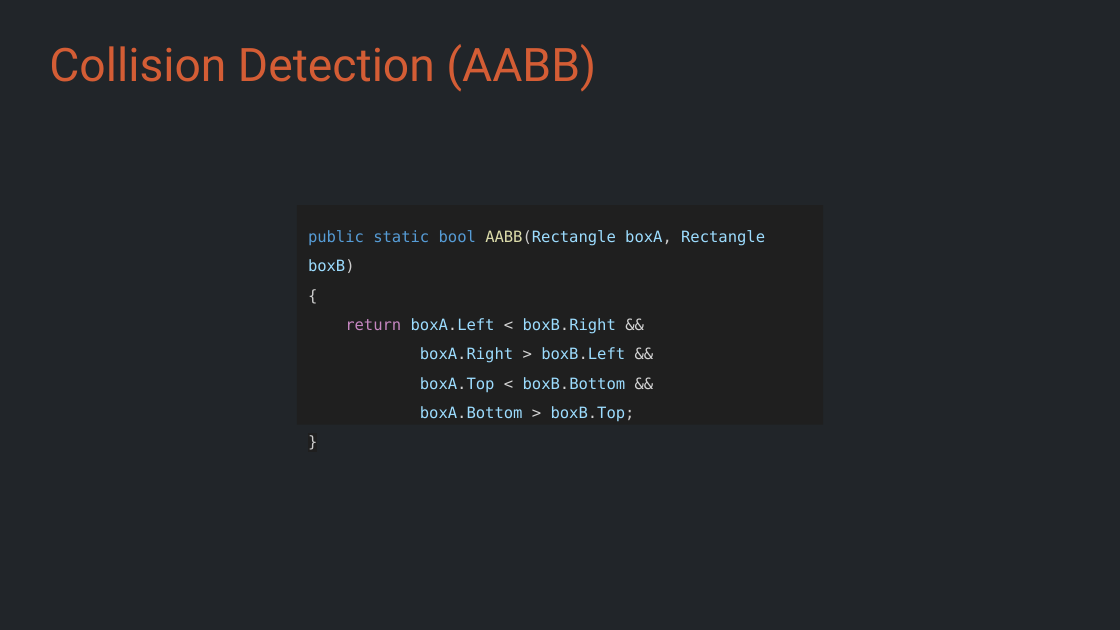
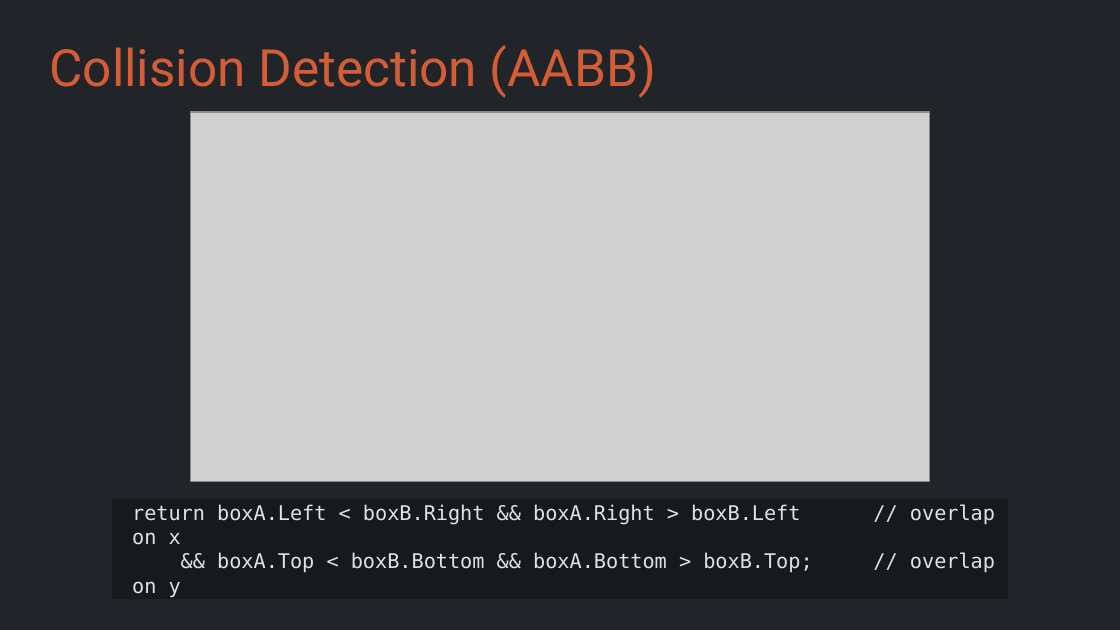
Before and after one commit to Metamate/gar, a slide deck: slide 31 of slides/01 Pong.pptx (slide 32 before the commit). Drawn at 1120x630 pixels with LibreOffice and Linux fonts; fonts in the diff are those of the drawing; grey boxes stand for pictures. Boxes give left, top, right and bottom in pixels: in the first picture for what was removed or moved away, otherwise in the second. Text is boxed around its words. In the diff, an @@ line names an element or a change of style, - is before the commit and + after.

```diff
--- a/slides/01 Pong.pptx
+++ b/slides/01 Pong.pptx
@@ title "Collision Detection (AABB)" at (x1=49, y1=45, x2=656, y2=98): size 29.7 to 33 pt @@
@@ picture added at (x1=190, y1=112, x2=930, y2=482) @@
@@ text removed at (x1=297, y1=205, x2=823, y2=424) @@
-public static bool AABB(Rectangle boxA, Rectangle boxB)
-{
-return boxA.Left < boxB.Right &&
-boxA.Right > boxB.Left &&
-boxA.Top < boxB.Bottom &&
-boxA.Bottom > boxB.Top;
-}
@@ rectangle added at (x1=112, y1=498, x2=1008, y2=599), fill #17191C, 13 pt, text #DEE2E6 @@
+return boxA.Left < boxB.Right && boxA.Right > boxB.Left // overlap on x
+&& boxA.Top < boxB.Bottom && boxA.Bottom > boxB.Top; // overlap on y
```
Also in this commit, not shown: 1 slide added, 1 slide removed, 6 other files.
